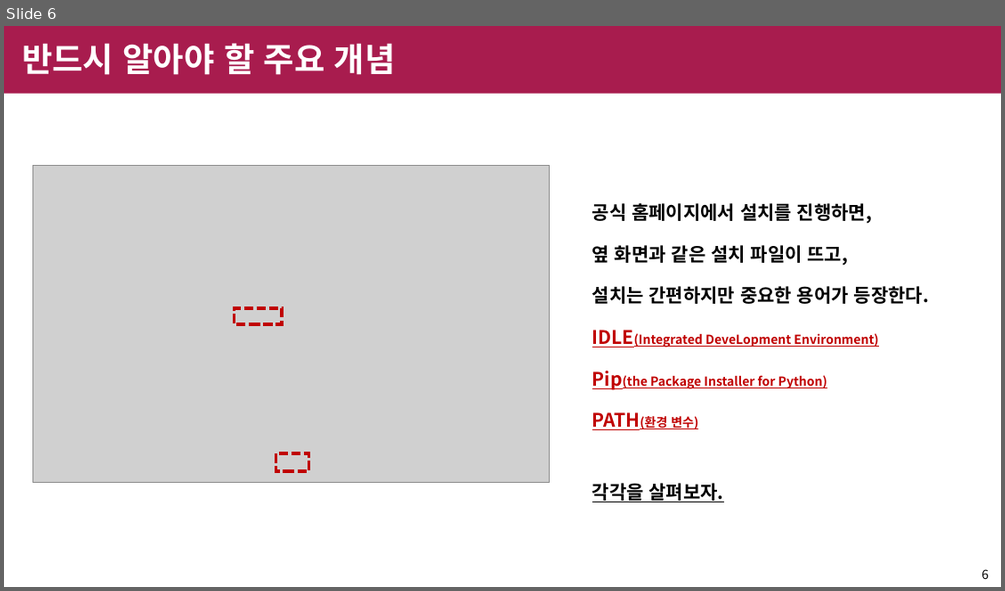
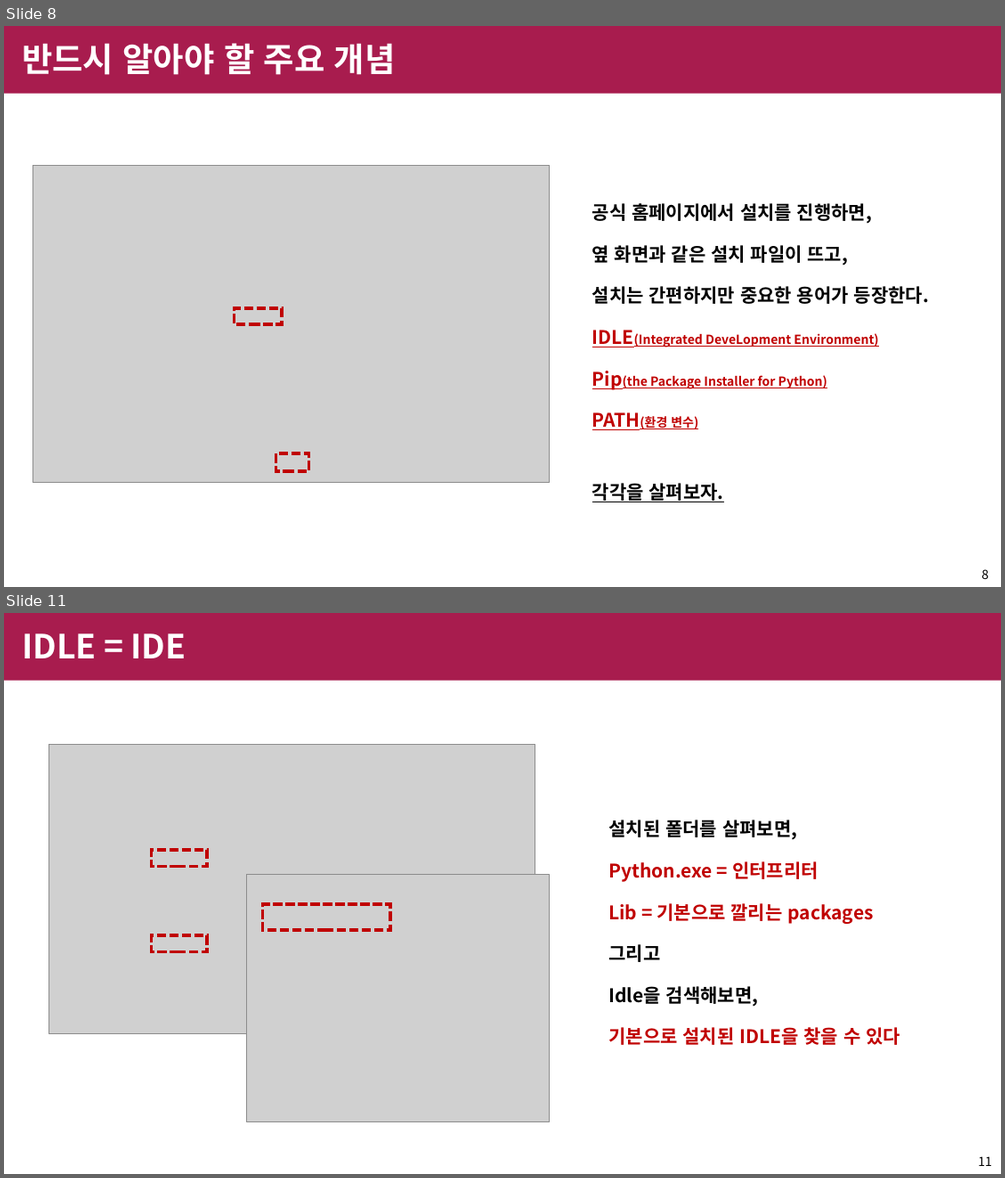
Before and after one commit to shinychan95/R_to_Python, a slide deck: R/python 설치 정리.pptx. Shown one above the other, each under a label of ours: slide 6 before the commit, slides 8 and 11 after it; the slides between them are not shown. The pictures are 1005x591 and 1005x1178 pixels, drawn with LibreOffice and Linux fonts; fonts in the diff are those of the drawing; grey boxes stand for pictures; background and template pictures are left out. Boxes give left, top, right and bottom in pixels: in the first picture for what was removed or moved away, otherwise in the second. Text is boxed around its words. In the diff, an @@ line names an element or a change of style, - is before the commit and + after.

Commit message:
python research final

```diff
--- a/R/python 설치 정리.pptx
+++ b/R/python 설치 정리.pptx
@@ slide 11 added at box(4, 613, 1001, 1174), background #FFFFFF; not listed: 1 template element that a slide beside it also shows @@
@@ title added at box(22, 633, 186, 658), 32 pt, text #FFFFFF, bold @@
+IDLE = IDE
@@ picture added at box(48, 744, 535, 1033) @@
@@ text added at box(608, 819, 900, 1045), 18 pt, text #C00000, bold @@
+설치된 폴더를 살펴보면,
+Python.exe = 인터프리터
+Lib = 기본으로 깔리는 packages
+그리고
+Idle을 검색해보면,
+기본으로 설치된 IDLE을 찾을 수 있다
@@ rectangle added at box(152, 850, 208, 867), outline #C00000 3 pt dashed @@
@@ picture added at box(246, 875, 549, 1121) @@
@@ rectangle added at box(263, 905, 390, 930), outline #C00000 3 pt dashed @@
@@ rectangle added at box(152, 935, 208, 952), outline #C00000 3 pt dashed @@
@@ page number added at box(978, 1156, 992, 1166), 12 pt, text #000000 @@
+11
@@ what was slide 6 is now slide 8 @@
@@ page number at box(981, 569, 988, 579): text changed @@
-6
+8
```
Also in this commit, not shown: 7 slides changed, 10 other slides added, 6 slides removed.
